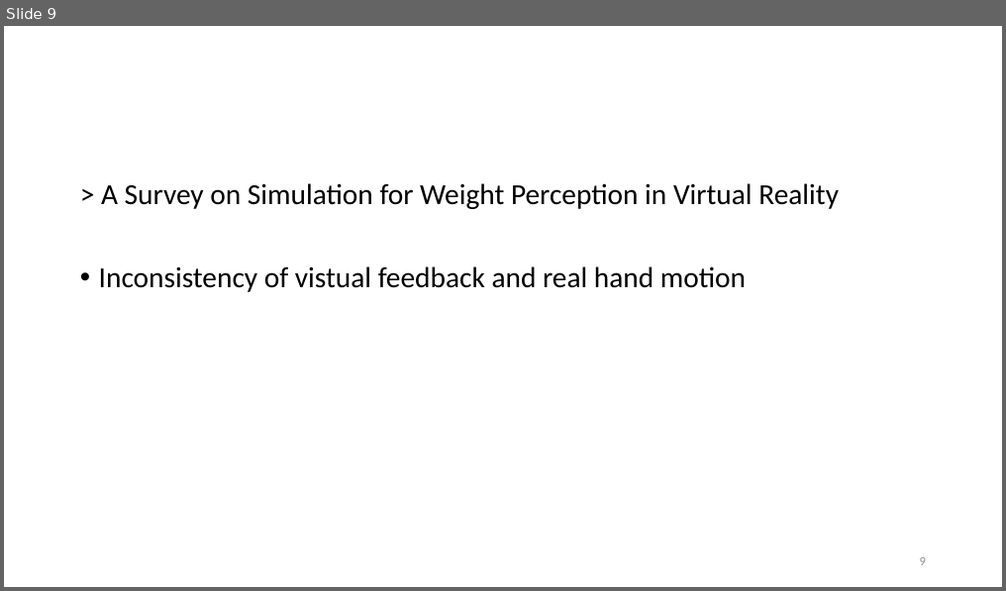
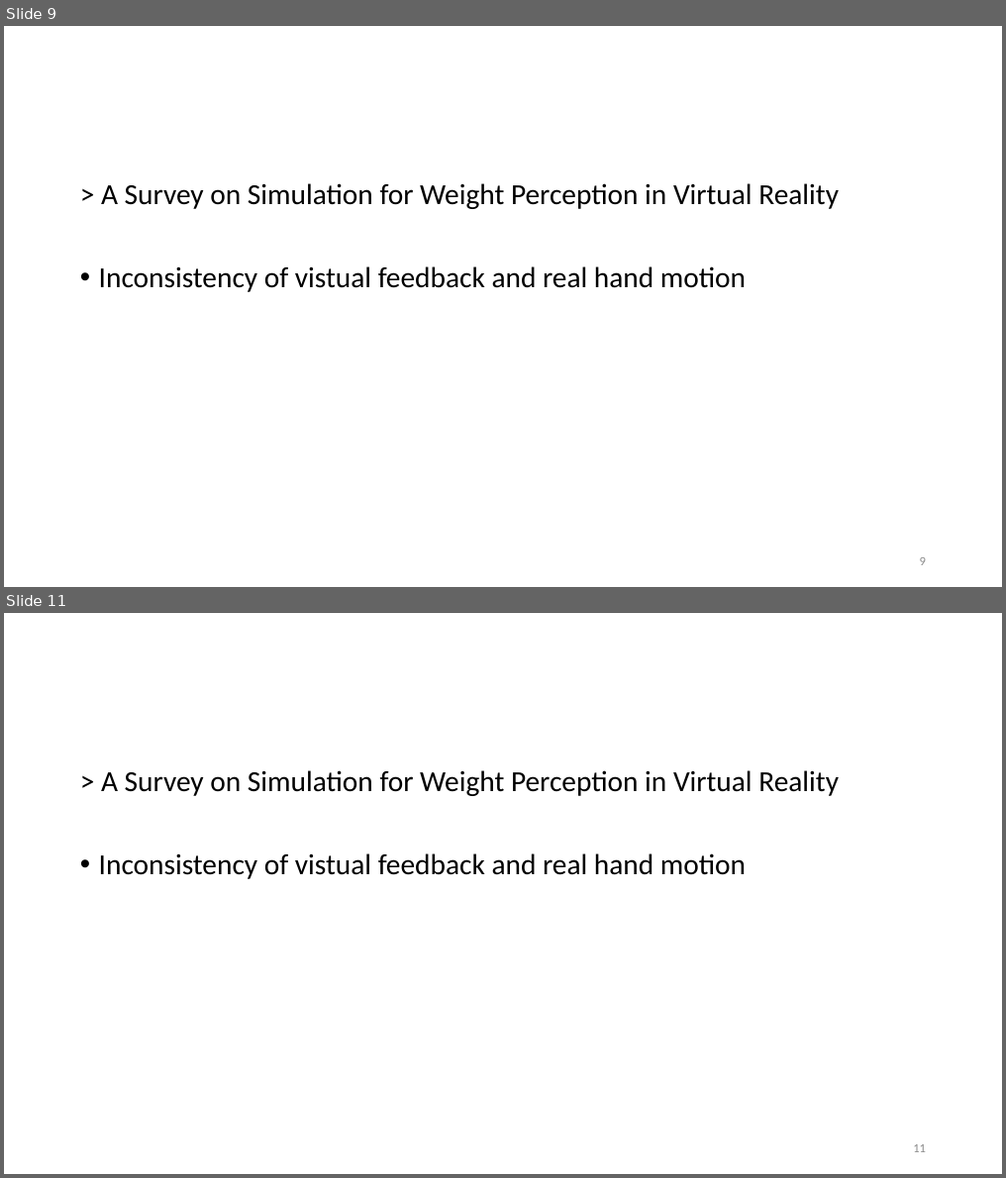
Before and after one commit to BBusagi/project002, a slide deck: PPT/reference.pptx. Shown one above the other, each under a label of ours: slide 9 before the commit, slides 9 and 11 after it; the slides between them are not shown. The pictures are 1006x591 and 1006x1178 pixels, drawn with LibreOffice and Linux fonts; fonts in the diff are those of the drawing. Boxes give left, top, right and bottom in pixels: in the first picture for what was removed or moved away, otherwise in the second. Text is boxed around its words. In the diff, an @@ line names an element or a change of style, - is before the commit and + after.

```diff
--- a/PPT/reference.pptx
+++ b/PPT/reference.pptx
@@ slide 11 added at (x1=4, y1=613, x2=1002, y2=1174), background #FFFFFF @@
@@ text added at (x1=99, y1=770, x2=839, y2=879), 28 pt, text #000000 @@
+> A Survey on Simulation for Weight Perception in Virtual Reality
+• Inconsistency of vistual feedback and real hand motion
@@ page number added at (x1=913, y1=1145, x2=926, y2=1153), 12 pt, text #8C8C8C @@
+11
```
Also in this commit, not shown: 1 other slide added, 18 other files.
